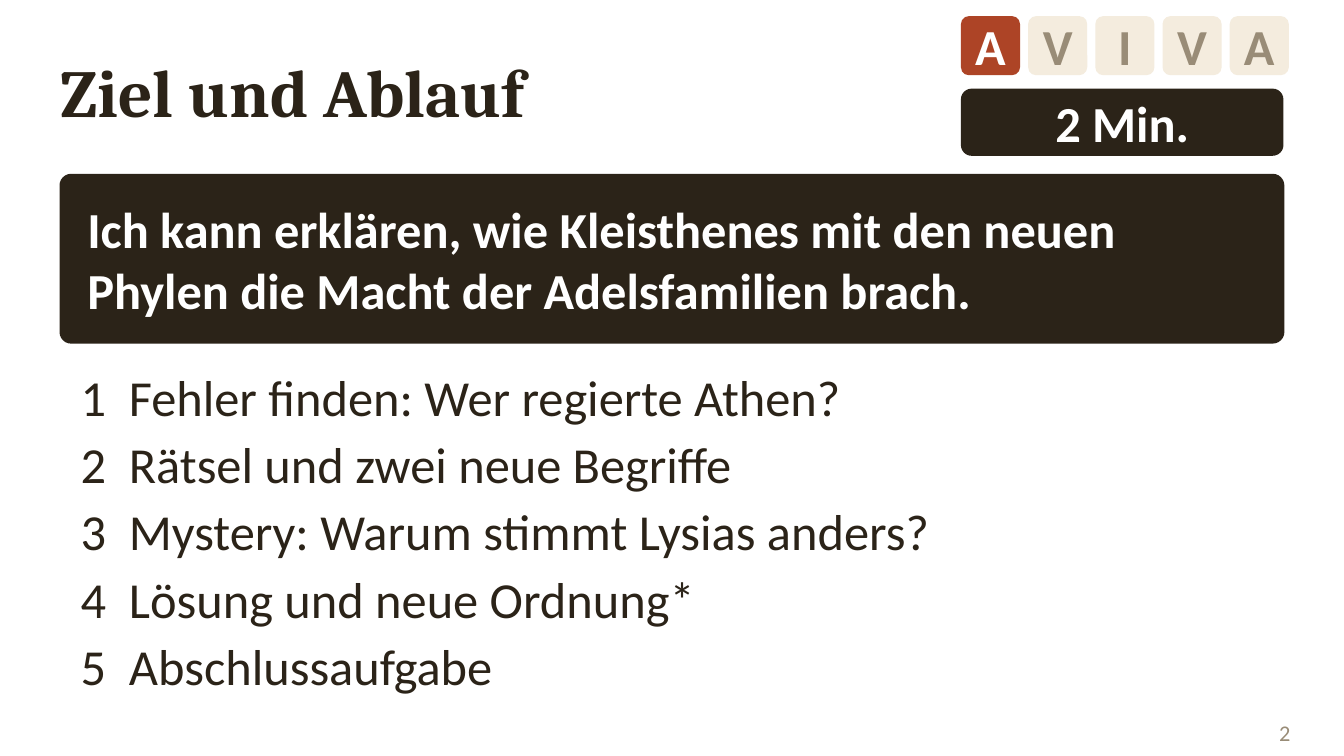
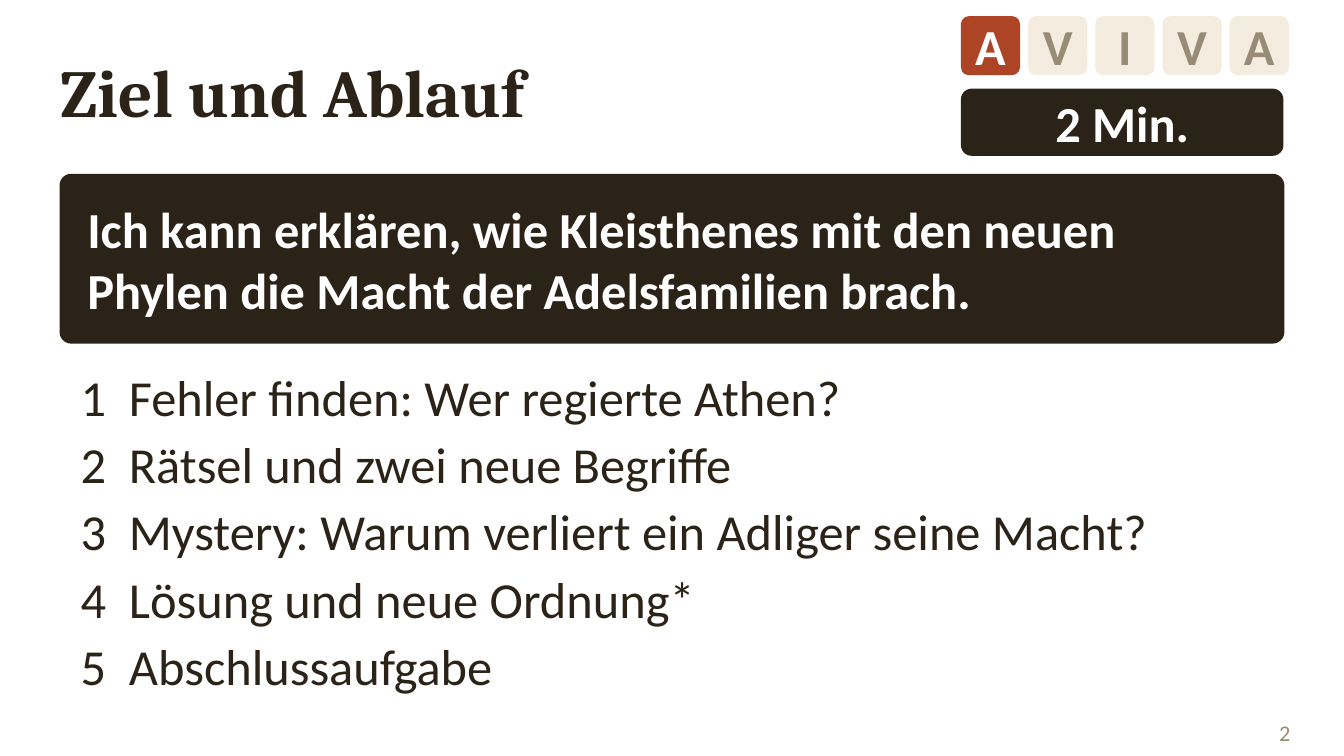
Before and after one commit to golzkonstantin-gif/Schule, a slide deck: slide 2 of Geschichte_11/Stunde_Kleisthenes/Folien_Kleisthenes.pptx. Drawn at 1344x756 pixels with LibreOffice and Linux fonts; fonts in the diff are those of the drawing. Boxes give left, top, right and bottom in pixels: in the first picture for what was removed or moved away, otherwise in the second. Text is boxed around its words. In the diff, an @@ line names an element or a change of style, - is before the commit and + after.

```diff
--- a/Geschichte_11/Stunde_Kleisthenes/Folien_Kleisthenes.pptx
+++ b/Geschichte_11/Stunde_Kleisthenes/Folien_Kleisthenes.pptx
@@ text at bbox=[81, 515, 1147, 559]: text changed @@
-3 Mystery: Warum stimmt Lysias anders?
+3 Mystery: Warum verliert ein Adliger seine Macht?
```
Also in this commit, not shown: 11 other slides changed, 19 other files.
